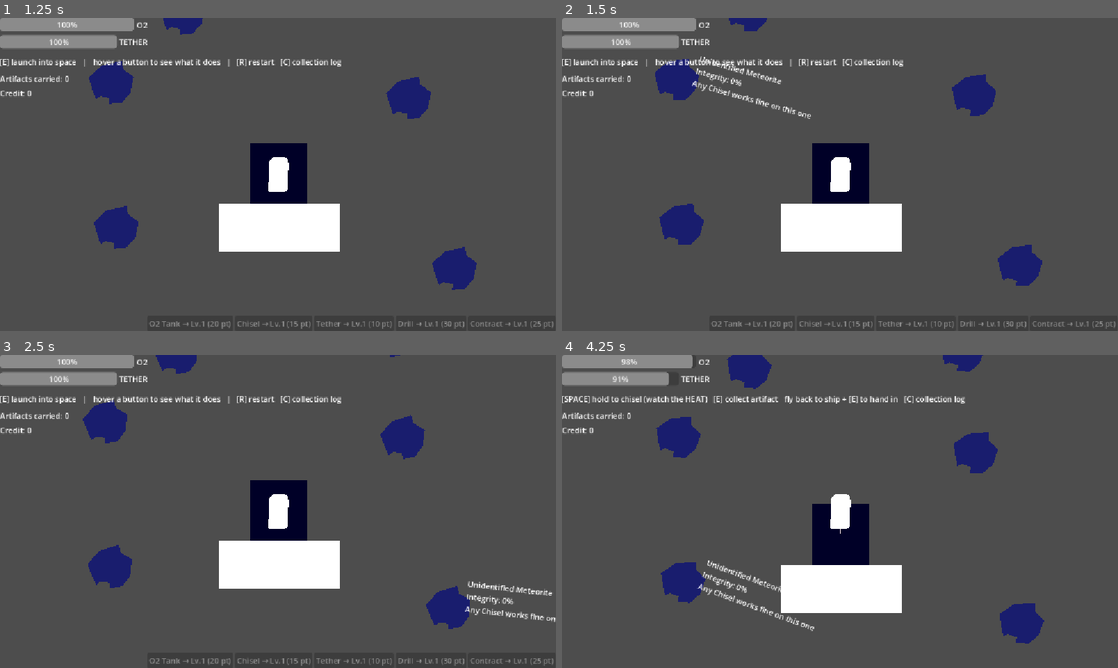
Above: before the commit, frames 1-4 (two rows, left to right).
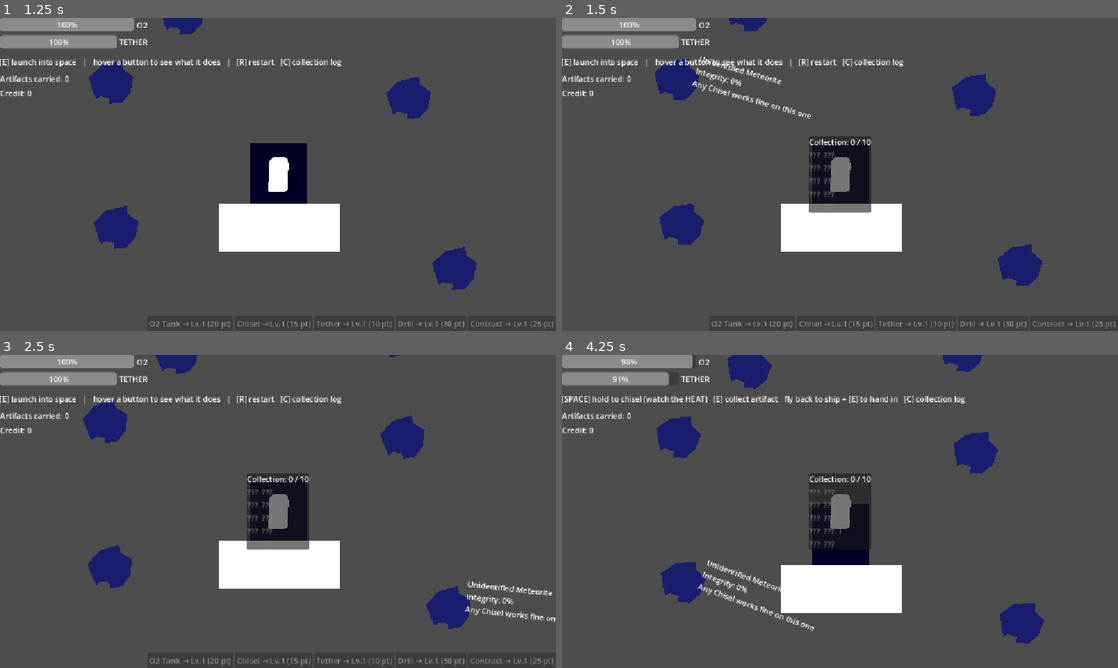
Above: after the commit, the same moments.

Repository: sirakit/Godot_Game_Jam_Project
Game: Godot game, scene res://Scenes/main_menu.tscn
Two runs of this game, one before a commit and one after it. Both use one fixed random seed, a clock stepped at 60 frames per second and the inputs below.
Inputs (mouse positions are in pixels of both pictures, inside the frame that each line leads up to):
- Up to frame 1 (1.25 s): click "Start" at 0.5 s
- Up to frame 2 (1.5 s): tap Enter at 1.25 s; move the mouse to (673, 83) at 1.27 s; hold D (move_right) from 1.28 s (still down); tap C at 1.35 s
- Up to frame 3 (2.5 s): tap R at 1.55, 2.1 s; move the mouse to (444, 608) at 2.02 s; release D (move_right) at 2.03 s; hold S (move_down) from 2.03 s (still down); tap C at 2.3 s
- Up to frame 4 (4.25 s): move the mouse to (967, 436) at 2.77 s; release S (move_down) at 2.78 s; hold D (move_right) 2.78-3.53 s; hold Space (chisel) 2.78-3.53 s; tap R at 3.05 s; move the mouse to (673, 567) at 3.52 s; hold W (move_up) from 3.53 s (still down); tap E (interact) at 3.6 s; tap C at 3.8 s

Frame 1 is identical in both runs. In frame 2, 1.3% of the frame differs, in the area x 44-56%, y 38-63%; in frame 3, 1.3%; in frame 4, 1.5%, in the area x 44-56%, y 38-62%.

Commit message:
Added collection log

Diff:
--- a/Scenes/space.tscn
+++ b/Scenes/space.tscn
@@ -8,6 +8,7 @@
 [ext_resource type="Script" uid="uid://0i87qthaqe4o" path="res://Scripts/UI.gd" id="5_bj3u6"]
 [ext_resource type="Script" uid="uid://du8drdwy5a07y" path="res://Scripts/debris_spawner.gd" id="6_1fjq1"]
 [ext_resource type="PackedScene" uid="uid://dmtdyso0b36d" path="res://Scenes/debris.tscn" id="7_kqa63"]
+[ext_resource type="Script" uid="uid://bsf5x6o7re4ep" path="res://Scripts/collection_log.gd" id="9_kqa63"]
 
 [node name="Space" type="Node2D" unique_id=1548029567]
 script = ExtResource("1_va77k")
@@ -65,6 +66,31 @@
 grow_horizontal = 2
 grow_vertical = 2
 script = ExtResource("5_bj3u6")
+
+[node name="CollectionLog" type="PanelContainer" parent="CanvasLayer2/UI" unique_id=1398790707]
+layout_mode = 1
+anchors_preset = 8
+anchor_left = 0.5
+anchor_top = 0.5
+anchor_right = 0.5
+anchor_bottom = 0.5
+offset_left = -20.0
+offset_top = -20.0
+offset_right = 20.0
+offset_bottom = 20.0
+grow_horizontal = 2
+grow_vertical = 2
+script = ExtResource("9_kqa63")
+
+[node name="VBox" type="VBoxContainer" parent="CanvasLayer2/UI/CollectionLog" unique_id=1023058950]
+layout_mode = 2
+
+[node name="CountLabel" type="Label" parent="CanvasLayer2/UI/CollectionLog/VBox" unique_id=178568494]
+layout_mode = 2
+
+[node name="Grid" type="GridContainer" parent="CanvasLayer2/UI/CollectionLog/VBox" unique_id=1215470313]
+layout_mode = 2
+columns = 2
 
 [node name="OxygenBar" type="ProgressBar" parent="CanvasLayer2/UI" unique_id=71382715]
 layout_mode = 1
--- a/Scripts/Game.gd
+++ b/Scripts/Game.gd
@@ -6,7 +6,17 @@
 signal artifacts_changed(count)
 signal trip_ended()
 signal upgrades_changed()
+signal collection_changed()
+signal collection_completed()
 signal perfect_extraction()
+
+const ALL_ARTIFACT_NAMES := [
+	"Basalt Shard", "Iron Nodule", "Quartz Cluster",
+	"Carbon Chondrite", "Nickel Vein", "Silica Geode",
+	"Sapphire Core", "Voidglass Crystal", "Star Iron Ingot", "Ancient Alloy Relic",
+]
+
+var discovered_artifacts: Dictionary = {}   # ชื่อ -> true
 
 var oxygen_max: float = 100.0
 var oxygen: float = 100.0
@@ -55,6 +65,13 @@
 func add_artifact(art_data: Dictionary) -> void:
 	carried_artifacts.append(art_data)
 	artifacts_changed.emit(carried_artifacts.size())
+
+	var art_name: String = art_data.get("name", "")
+	if art_name != "" and not discovered_artifacts.has(art_name):
+		discovered_artifacts[art_name] = true
+		collection_changed.emit()
+		if discovered_artifacts.size() >= ALL_ARTIFACT_NAMES.size():
+			collection_completed.emit()
 
 func tick(delta: float) -> void:
 	if is_outside:
@@ -113,8 +130,12 @@
 	total_earned = 0
 	carried_artifacts.clear()
 	is_outside = false
+
 	for k in upgrade_levels.keys():
 		upgrade_levels[k] = 0
+
+	discovered_artifacts.clear()
+	collection_changed.emit()
 	reset_trip()
 	points_changed.emit(points)
 	artifacts_changed.emit(0)
--- /dev/null
+++ b/Scripts/collection_log.gd
@@ -0,0 +1,31 @@
+extends PanelContainer
+
+@onready var grid: GridContainer = $VBox/Grid
+@onready var count_label: Label = $VBox/CountLabel
+
+func _ready() -> void:
+	visible = false
+	Game.collection_changed.connect(_refresh)
+	Game.collection_completed.connect(_on_completed)
+	_build_grid()
+	_refresh()
+
+func _build_grid() -> void:
+	for entry_name in Game.ALL_ARTIFACT_NAMES:
+		var lbl := Label.new()
+		grid.add_child(lbl)
+
+func _refresh() -> void:
+	for i in Game.ALL_ARTIFACT_NAMES.size():
+		var entry_name: String = Game.ALL_ARTIFACT_NAMES[i]
+		var lbl := grid.get_child(i) as Label
+		if Game.discovered_artifacts.has(entry_name):
+			lbl.text = "✓ " + entry_name
+			lbl.modulate = Color(0.5, 1.0, 0.6)
+		else:
+			lbl.text = "??? "
+			lbl.modulate = Color(0.5, 0.5, 0.5)
+	count_label.text = "Collection: %d / %d" % [Game.discovered_artifacts.size(), Game.ALL_ARTIFACT_NAMES.size()]
+
+func _on_completed() -> void:
+	count_label.text += "   — ALL CATALOGUED! 🎉"
--- a/Scripts/meteorite_spawner.gd
+++ b/Scripts/meteorite_spawner.gd
@@ -5,6 +5,9 @@
 @export var spawn_radius_max: float = 2600.0
 @export var max_alive: int = 26
 @export var spawn_interval: Vector2 = Vector2(1.5, 4.0)
+
+const COMMON_NAMES := ["Basalt Shard", "Iron Nodule", "Quartz Cluster", "Carbon Chondrite", "Nickel Vein", "Silica Geode"]
+const RARE_NAMES := ["Sapphire Core", "Voidglass Crystal", "Star Iron Ingot", "Ancient Alloy Relic"]
 
 @onready var ship: Node2D = get_node("../Ship")
 
@@ -37,13 +40,14 @@
 	if randf() < _v2_chance():
 		m.rock_integrity_max = 95.0              # แข็งกว่าเดิม ~3 เท่า
 		m.artifact_value = 40                    # มูลค่า 4 เท่า
-		m.artifact_name = "Rare Artifact"
+		m.artifact_name = RARE_NAMES.pick_random()
 		m.required_drill = 2.0                   # ต้องอัปเกรด Drill 1 ครั้งก่อนถึงจะขุดเต็มสปีด
 		m.rock_color = Color(0.55, 0.15, 0.85, 0.85)
 		m.drift_radius = 75.0                    # ขยับกว้างกว่า เล็งยากกว่า
 		m.drift_speed = 1.7
 		m.spin_speed = 0.6
 	else:
+		m.artifact_name = COMMON_NAMES.pick_random()
 		m.drift_radius = randf_range(25.0, 55.0)
 		m.drift_speed = randf_range(0.7, 1.3)
 
--- a/Scripts/space.gd
+++ b/Scripts/space.gd
@@ -21,3 +21,6 @@
 	if event is InputEventKey and event.pressed and event.keycode == KEY_R:
 		Game.reset_all()
 		get_tree().reload_current_scene()
+	if event is InputEventKey and event.pressed and event.keycode == KEY_C:
+		var log_panel := get_node("CanvasLayer2/UI/CollectionLog")
+		log_panel.visible = not log_panel.visible
Not shown, added: Scripts/collection_log.gd.uid
